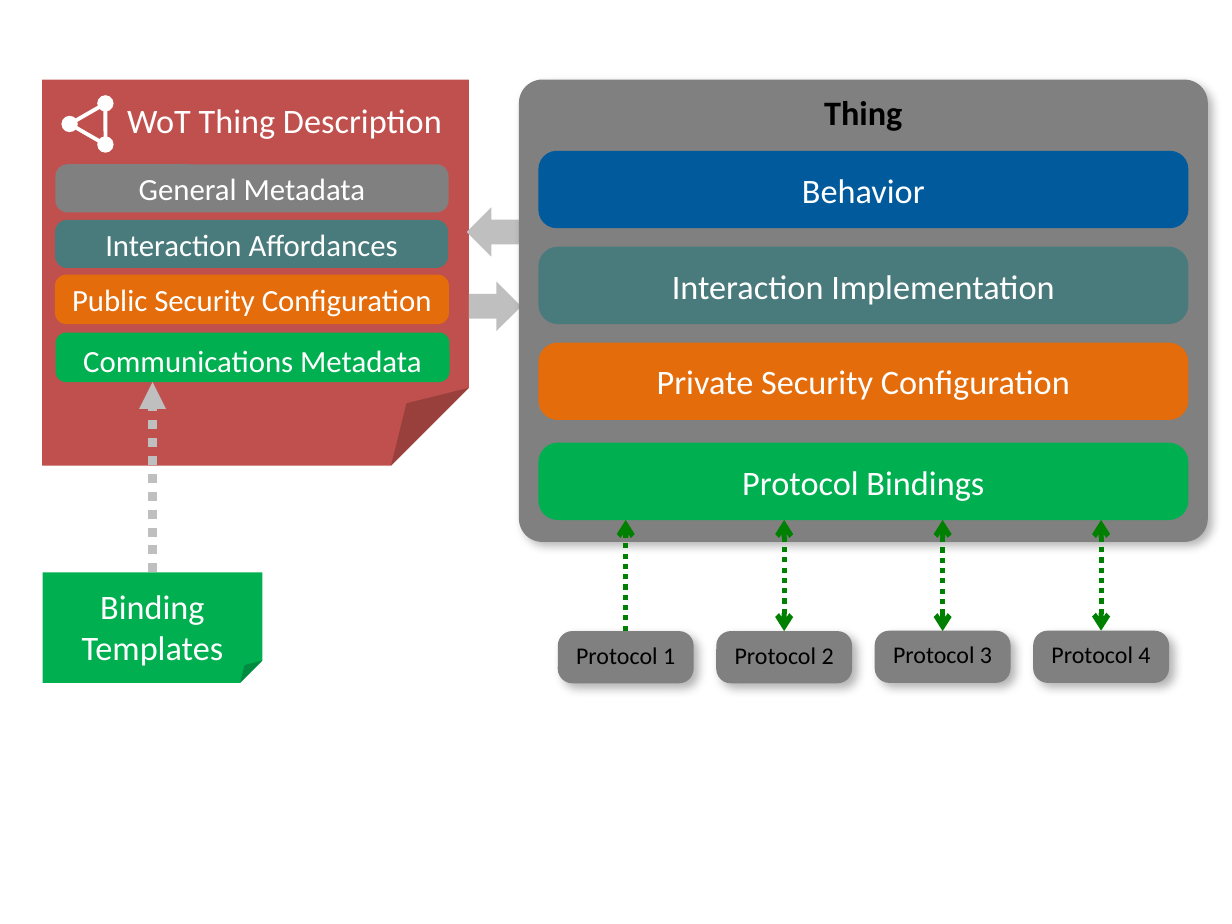
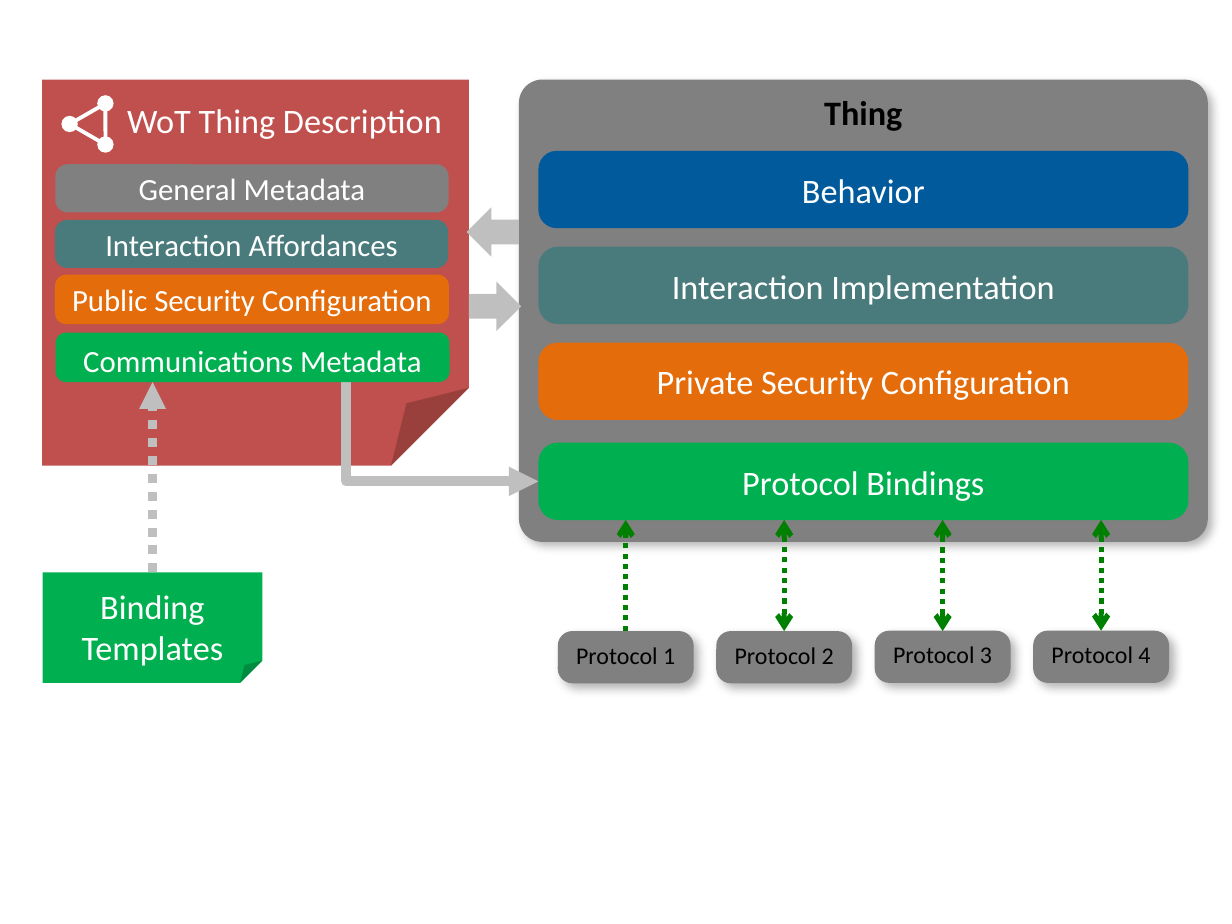
Before and after one commit to w3c/wot-architecture, a slide deck: slide 3 of images/wot-architecture-figures-new.pptx. Drawn at 1232x924 pixels with LibreOffice and Linux fonts; fonts in the diff are those of the drawing. Boxes give left, top, right and bottom in pixels: in the first picture for what was removed or moved away, otherwise in the second. Text is boxed around its words. In the diff, an @@ line names an element or a change of style, - is before the commit and + after.

```diff
--- a/images/wot-architecture-figures-new.pptx
+++ b/images/wot-architecture-figures-new.pptx
@@ elbow arrow added from (345, 382) to (538, 482), #BFBFBF 5.75 pt @@
```
Also in this commit, not shown: 5 other slides changed, 4 other files.
